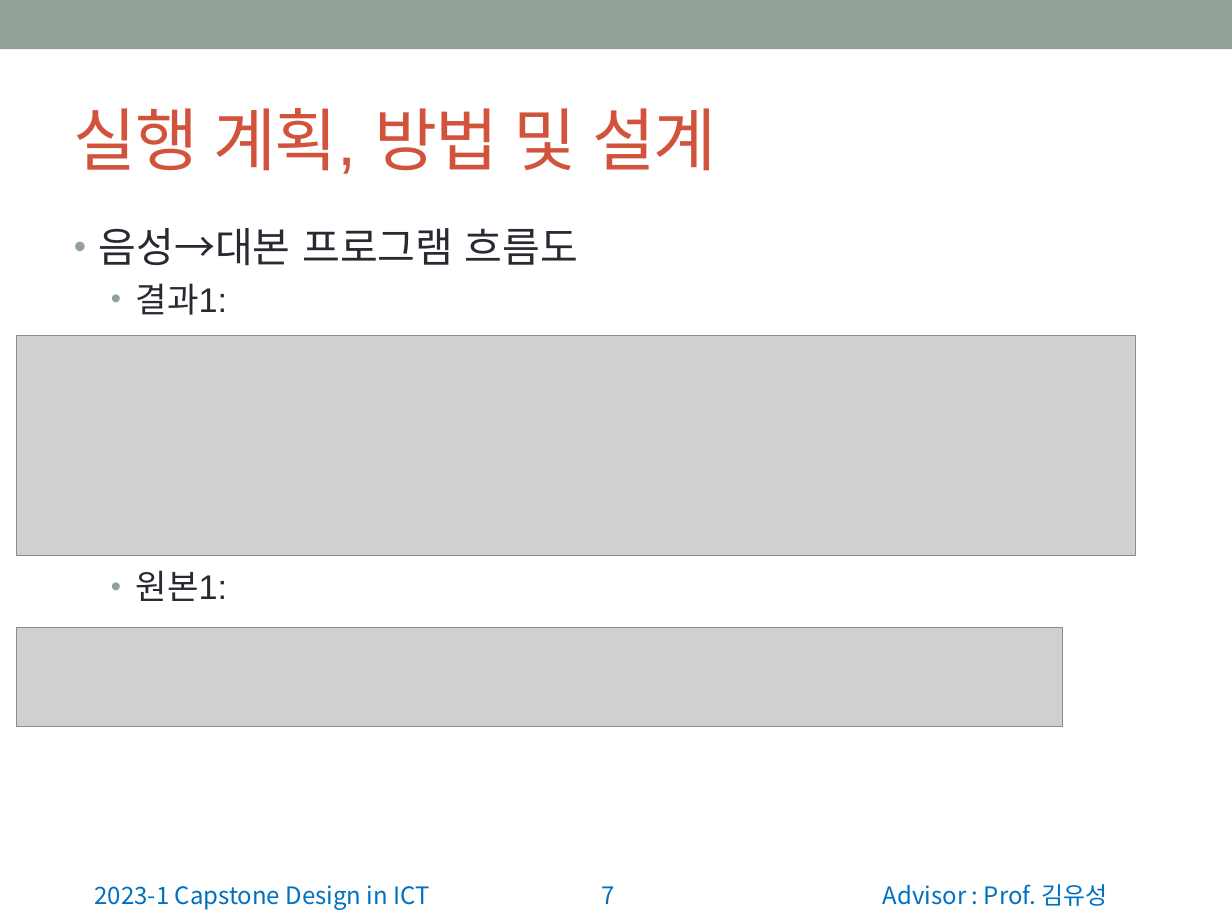
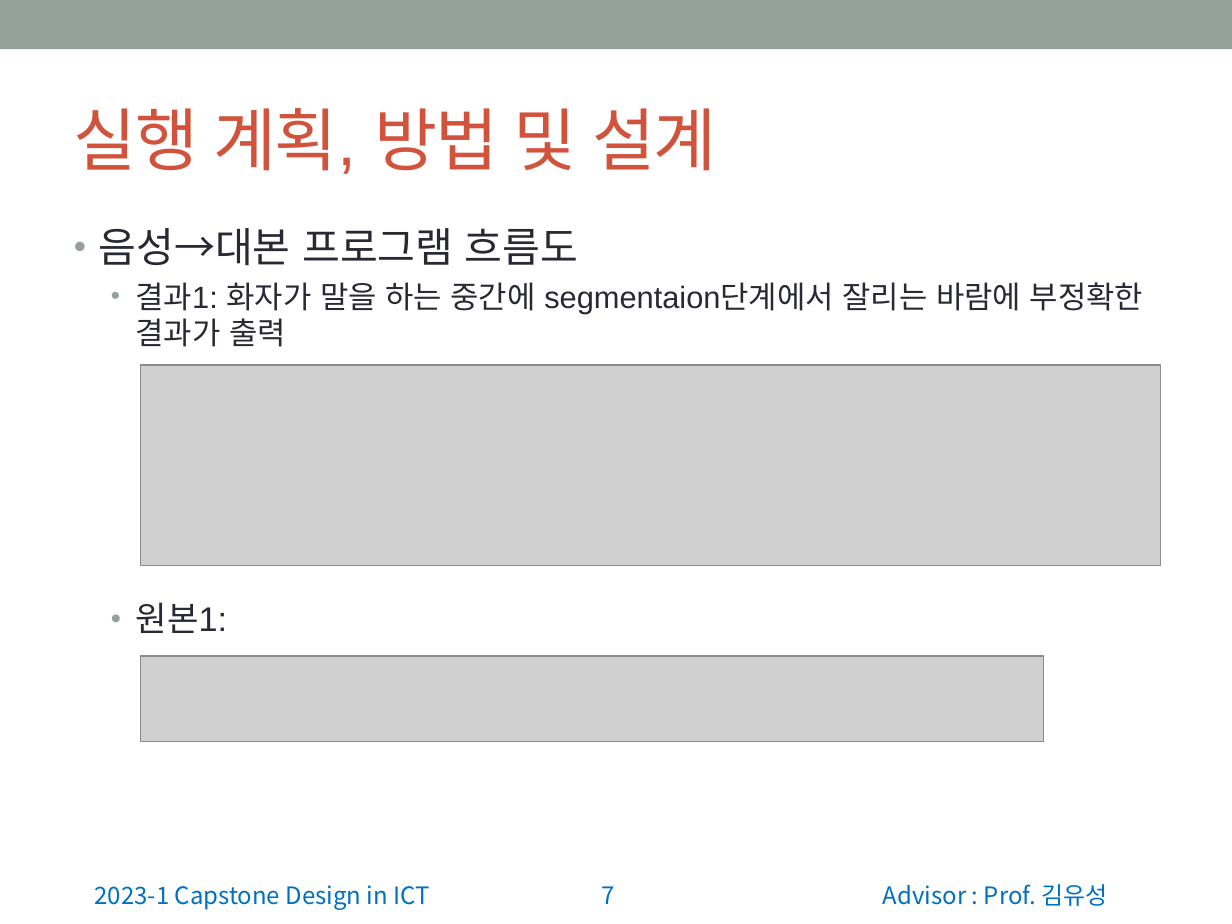
Before and after one commit to wonchul98/audio-to-summary, a slide deck: slide 7 of ppt/정보통신종합설계 중간발표 앞부분.pptx. Drawn at 1232x924 pixels with LibreOffice and Linux fonts; fonts in the diff are those of the drawing; grey boxes stand for pictures. Boxes give left, top, right and bottom in pixels: in the first picture for what was removed or moved away, otherwise in the second. Text is boxed around its words. In the diff, an @@ line names an element or a change of style, - is before the commit and + after.

```diff
--- a/ppt/정보통신종합설계 중간발표 앞부분.pptx
+++ b/ppt/정보통신종합설계 중간발표 앞부분.pptx
@@ text at (136,282,1143,347): text changed; size 20 to 18 pt @@
-  • 결과1:
+  • 결과1: 화자가 말을 하는 중간에 segmentaion단계에서 잘리는 바람에 부정확한 결과가 출력
@@ picture: place and size @@
-picture at (16,335,1135,556)
+picture at (140,365,1161,565)
@@ picture: place and size @@
-picture at (16,627,1062,727)
+picture at (140,655,1044,742)
```
Also in this commit, not shown: 2 other slides changed.
